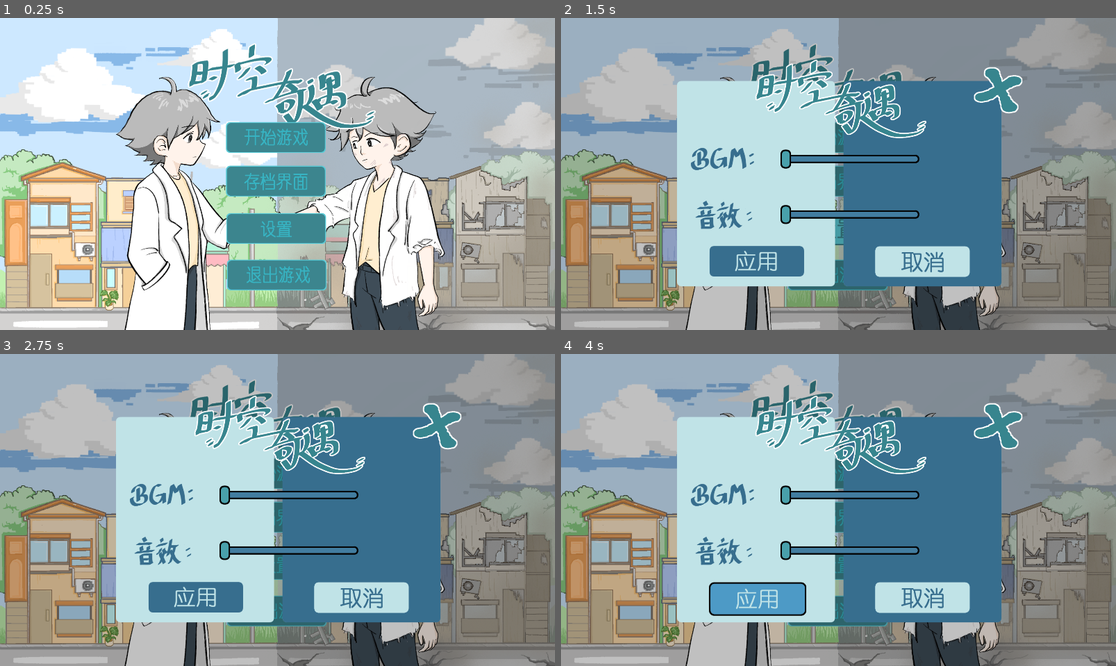
Above: before the commit, frames 1-4 (two rows, left to right).
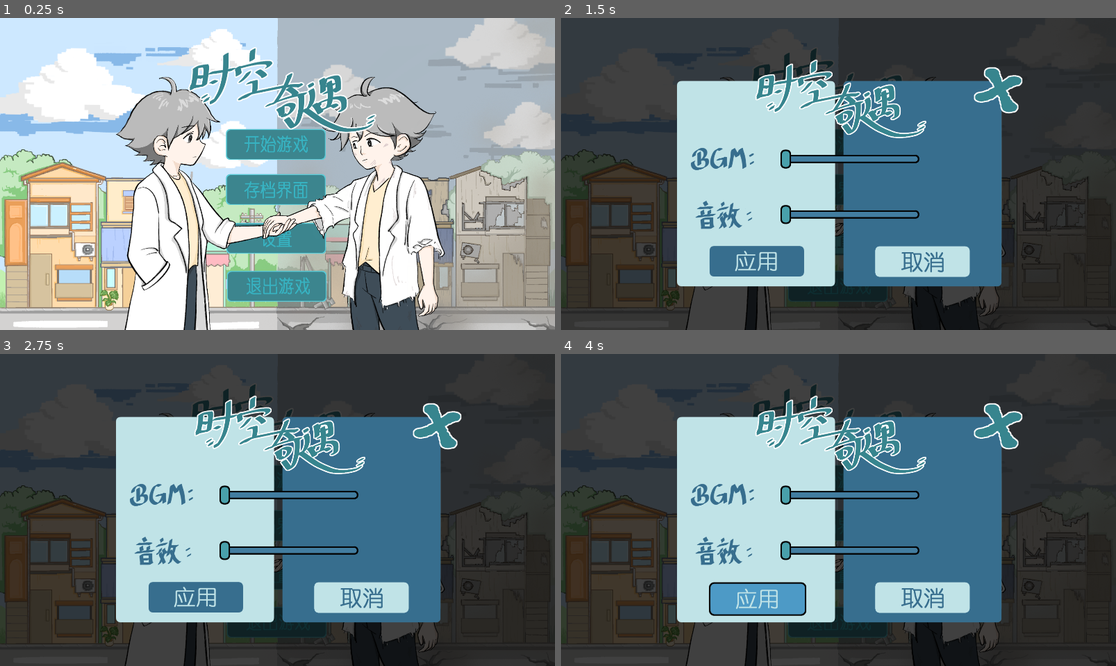
Above: after the commit, the same moments.

Repository: oclando707/Minigame
Game: Godot game, scene res://scene/时空奇遇记.tscn
The game is run twice, just before and just after one commit, with the same random seed, the same clock (stepped at 60 frames per second) and the same inputs.
Inputs (mouse positions are in pixels of both pictures, inside the frame that each line leads up to; where the layout moved, square brackets give the same spot in the first picture):
- Up to frame 1 (0.25 s): no input
- Up to frame 2 (1.5 s): click (838, 192) [838, 183] at 0.5 s; click (838, 239) [838, 230] at 1.25 s
- Up to frame 3 (2.75 s): click (277, 478) [277, 472] at 2 s
- Up to frame 4 (4 s): click (838, 478) [838, 472] at 2.75 s; click (755, 597) at 3.5 s

The runs differ from the first frame. In frame 1, 8.5% of the frame differs, in the area x 33-68%, y 8-92%; in frame 2, 61%, in the area x 0-100%, y 0-100%; in frame 3, 61%; in frame 4, 61%.

Commit message:
杰克对话

Diff:
--- a/scene/jack.tscn
+++ b/scene/jack.tscn
@@ -1,15 +1,41 @@
 [gd_scene format=3 uid="uid://c3vxqds2ch1fe"]
 
 [ext_resource type="Texture2D" uid="uid://c57uy6bfl1dso" path="res://minigame_assets/Level_01/Level_01_A1/jack&dog/jack and dog.png" id="1_4yfdg"]
+[ext_resource type="Script" uid="uid://muin8voupjuq" path="res://scripts/jack.gd" id="1_c7sxc"]
+[ext_resource type="Texture2D" uid="uid://b37fnhpbhnjed" path="res://minigame_assets/Global/按键F.png" id="3_r5gk4"]
 
-[sub_resource type="CircleShape2D" id="CircleShape2D_c7sxc"]
-radius = 552.5215
+[sub_resource type="CapsuleShape2D" id="CapsuleShape2D_r5gk4"]
+radius = 296.0
+height = 848.0
 
-[node name="Area2D" type="Area2D" unique_id=1083977912]
+[node name="jack" type="Area2D" unique_id=1083977912]
+script = ExtResource("1_c7sxc")
 
 [node name="Sprite2D" type="Sprite2D" parent="." unique_id=1004051735]
 texture = ExtResource("1_4yfdg")
 
 [node name="CollisionShape2D" type="CollisionShape2D" parent="." unique_id=1996089424]
-position = Vector2(104, -24)
-shape = SubResource("CircleShape2D_c7sxc")
+position = Vector2(-152, -40)
+shape = SubResource("CapsuleShape2D_r5gk4")
+
+[node name="FHint" type="Label" parent="." unique_id=727272896]
+visible = false
+offset_left = -60.0
+offset_top = -280.0
+offset_right = 60.0
+offset_bottom = -230.0
+theme_override_colors/font_color = Color(1, 1, 1, 1)
+theme_override_colors/font_outline_color = Color(0, 0, 0, 1)
+theme_override_constants/outline_size = 3
+theme_override_font_sizes/font_size = 32
+text = "F"
+horizontal_alignment = 1
+vertical_alignment = 1
+
+[node name="TextureRect" type="TextureRect" parent="." unique_id=1841907847]
+visible = false
+offset_left = -464.0
+offset_top = -304.0
+offset_right = -365.0
+offset_bottom = -209.0
+texture = ExtResource("3_r5gk4")
--- a/scene/level_1.tscn
+++ b/scene/level_1.tscn
@@ -1,10 +1,12 @@
 [gd_scene format=3 uid="uid://d3jcujjmloeic"]
 
 [ext_resource type="PackedScene" uid="uid://de1dlom2xp3ou" path="res://scene/lv_1_background.tscn" id="1_rpurj"]
+[ext_resource type="Script" uid="uid://1w0yc7ysnm0v" path="res://scripts/level_1.gd" id="1_xesoj"]
 [ext_resource type="PackedScene" uid="uid://b4467pwswqb80" path="res://scene/player.tscn" id="2_3flxk"]
 [ext_resource type="PackedScene" uid="uid://c3vxqds2ch1fe" path="res://scene/jack.tscn" id="3_3flxk"]
 
 [node name="level1" type="Node2D" unique_id=32838100]
+script = ExtResource("1_xesoj")
 
 [node name="LV1-background" parent="." unique_id=748662892 instance=ExtResource("1_rpurj")]
 
@@ -14,3 +16,5 @@
 
 [node name="Player" parent="." unique_id=916301139 instance=ExtResource("2_3flxk")]
 position = Vector2(108, 278)
+
+[connection signal="interacted" from="jack" to="." method="_on_jack_interacted"]
--- a/scene/set_menu.tscn
+++ b/scene/set_menu.tscn
@@ -1,6 +1,6 @@
 [gd_scene format=3 uid="uid://bfaidvn5f7x5y"]
 
-[ext_resource type="Texture2D" uid="uid://6ca64ih3rkqr" path="res://minigame_assets/PauseMenu/黑色遮罩.png" id="1_overlay"]
+[ext_resource type="Texture2D" uid="uid://b3qif6oowl3t" path="res://minigame_assets/SetMenu/百分之75.png" id="1_reocx"]
 [ext_resource type="Texture2D" uid="uid://deg28yag8dke0" path="res://minigame_assets/SetMenu/背景图+嵌字.png" id="2_panel"]
 [ext_resource type="Texture2D" uid="uid://c8sj5xpw0by5n" path="res://minigame_assets/SetMenu/空条.png" id="3_bar_empty"]
 [ext_resource type="Texture2D" uid="uid://irqjflfw15hp" path="res://minigame_assets/SetMenu/滑块.png" id="4_thumb"]
@@ -36,7 +36,7 @@
 offset_bottom = 540.0
 grow_horizontal = 2
 grow_vertical = 2
-texture = ExtResource("1_overlay")
+texture = ExtResource("1_reocx")
 expand_mode = 1
 stretch_mode = 5
 
--- a/scene/textboxA.tscn
+++ b/scene/textboxA.tscn
@@ -3,6 +3,7 @@
 [ext_resource type="Texture2D" uid="uid://b35sa7ggbxkaf" path="res://minigame_assets/textbox/对话框2.png" id="1_0lrlq"]
 [ext_resource type="Texture2D" uid="uid://6ca64ih3rkqr" path="res://minigame_assets/PauseMenu/黑色遮罩.png" id="1_h73uh"]
 [ext_resource type="FontFile" uid="uid://bey0ia4a71iyx" path="res://font/simsun.ttc" id="3_kuvky"]
+[ext_resource type="Texture2D" uid="uid://c57uy6bfl1dso" path="res://minigame_assets/Level_01/Level_01_A1/jack&dog/jack and dog.png" id="4_vgpwr"]
 [ext_resource type="Texture2D" uid="uid://gcdqvhyp1t3m" path="res://minigame_assets/textbox/选项_idle.png" id="4_y0ch4"]
 [ext_resource type="Texture2D" uid="uid://c2cxp33fyawpn" path="res://minigame_assets/textbox/选项_hover.png" id="5_sboj3"]
 
@@ -51,19 +52,22 @@
 
 [node name="text" type="Label" parent="." unique_id=1730935063]
 layout_mode = 1
-anchors_preset = 7
-anchor_left = 0.5
-anchor_top = 1.0
-anchor_right = 0.5
-anchor_bottom = 1.0
-offset_left = -344.0
-offset_top = -280.0
-offset_right = -88.0
-offset_bottom = -192.0
-grow_horizontal = 2
-grow_vertical = 0
+offset_left = 592.0
+offset_top = 792.0
+offset_right = 848.0
+offset_bottom = 880.0
 text = "对话文本"
 label_settings = SubResource("LabelSettings_25272")
+
+[node name="jack" type="TextureRect" parent="." unique_id=1581140153]
+layout_mode = 0
+offset_left = -1096.0
+offset_top = 80.0
+offset_right = 504.0
+offset_bottom = 1280.0
+scale = Vector2(1.5, 1.5)
+texture = ExtResource("4_vgpwr")
+flip_h = true
 
 [node name="VBoxContainer" type="VBoxContainer" parent="." unique_id=662493499]
 layout_mode = 0
--- a/scene/时空奇遇记.tscn
+++ b/scene/时空奇遇记.tscn
@@ -39,6 +39,74 @@
 expand_mode = 1
 stretch_mode = 5
 
+[node name="BtnStart" type="TextureButton" parent="." unique_id=383541302]
+layout_mode = 1
+anchors_preset = 8
+anchor_left = 0.5
+anchor_top = 0.5
+anchor_right = 0.5
+anchor_bottom = 0.5
+offset_left = -210.0
+offset_top = -187.0
+offset_right = 205.0
+offset_bottom = -22.0
+grow_horizontal = 2
+grow_vertical = 2
+texture_normal = ExtResource("4_start_idle")
+texture_pressed = ExtResource("6_start_hover")
+texture_hover = ExtResource("6_start_hover")
+
+[node name="BtnSave" type="TextureButton" parent="." unique_id=2143498248]
+layout_mode = 1
+anchors_preset = 8
+anchor_left = 0.5
+anchor_top = 0.5
+anchor_right = 0.5
+anchor_bottom = 0.5
+offset_left = -210.0
+offset_top = -22.0
+offset_right = 205.0
+offset_bottom = 143.0
+grow_horizontal = 2
+grow_vertical = 2
+texture_normal = ExtResource("7_save_idle")
+texture_pressed = ExtResource("8_save_hover")
+texture_hover = ExtResource("8_save_hover")
+
+[node name="BtnSetting" type="TextureButton" parent="." unique_id=1128313674]
+layout_mode = 1
+anchors_preset = 8
+anchor_left = 0.5
+anchor_top = 0.5
+anchor_right = 0.5
+anchor_bottom = 0.5
+offset_left = -210.0
+offset_top = 143.0
+offset_right = 205.0
+offset_bottom = 308.0
+grow_horizontal = 2
+grow_vertical = 2
+texture_normal = ExtResource("9_setting_idle")
+texture_pressed = ExtResource("10_setting_hover")
+texture_hover = ExtResource("10_setting_hover")
+
+[node name="BtnQuit" type="TextureButton" parent="." unique_id=1760280849]
+layout_mode = 1
+anchors_preset = 8
+anchor_left = 0.5
+anchor_top = 0.5
+anchor_right = 0.5
+anchor_bottom = 0.5
+offset_left = -210.0
+offset_top = 308.0
+offset_right = 205.0
+offset_bottom = 473.0
+grow_horizontal = 2
+grow_vertical = 2
+texture_normal = ExtResource("11_quit_idle")
+texture_pressed = ExtResource("12_quit_hover")
+texture_hover = ExtResource("12_quit_hover")
+
 [node name="Cha" type="TextureRect" parent="." unique_id=1101389885]
 layout_mode = 1
 anchors_preset = 8
@@ -64,83 +132,16 @@
 anchor_top = 0.5
 anchor_right = 0.5
 anchor_bottom = 0.5
-offset_left = -318.0
-offset_top = -457.0
-offset_right = 345.0
-offset_bottom = -104.0
+offset_left = -316.0
+offset_top = -444.0
+offset_right = 347.0
+offset_bottom = -91.0
 grow_horizontal = 2
 grow_vertical = 2
 texture = ExtResource("3_title")
 stretch_mode = 4
 
-[node name="BtnStart" type="TextureButton" parent="." unique_id=383541302]
-layout_mode = 1
-anchors_preset = 8
-anchor_left = 0.5
-anchor_top = 0.5
-anchor_right = 0.5
-anchor_bottom = 0.5
-offset_left = -210.0
-offset_top = -200.0
-offset_right = 205.0
-offset_bottom = -57.0
-grow_horizontal = 2
-grow_vertical = 2
-texture_normal = ExtResource("4_start_idle")
-texture_pressed = ExtResource("6_start_hover")
-texture_hover = ExtResource("6_start_hover")
-
-[node name="BtnSave" type="TextureButton" parent="." unique_id=2143498248]
-layout_mode = 1
-anchors_preset = 8
-anchor_left = 0.5
-anchor_top = 0.5
-anchor_right = 0.5
-anchor_bottom = 0.5
-offset_left = -210.0
-offset_top = -40.0
-offset_right = 205.0
-offset_bottom = 103.0
-grow_horizontal = 2
-grow_vertical = 2
-texture_normal = ExtResource("7_save_idle")
-texture_pressed = ExtResource("8_save_hover")
-texture_hover = ExtResource("8_save_hover")
-
-[node name="BtnSetting" type="TextureButton" parent="." unique_id=1128313674]
-layout_mode = 1
-anchors_preset = 8
-anchor_left = 0.5
-anchor_top = 0.5
-anchor_right = 0.5
-anchor_bottom = 0.5
-offset_left = -210.0
-offset_top = 120.0
-offset_right = 205.0
-offset_bottom = 263.0
-grow_horizontal = 2
-grow_vertical = 2
-texture_normal = ExtResource("9_setting_idle")
-texture_pressed = ExtResource("10_setting_hover")
-texture_hover = ExtResource("10_setting_hover")
-
-[node name="BtnQuit" type="TextureButton" parent="." unique_id=1760280849]
-layout_mode = 1
-anchors_preset = 8
-anchor_left = 0.5
-anchor_top = 0.5
-anchor_right = 0.5
-anchor_bottom = 0.5
-offset_left = -210.0
-offset_top = 280.0
-offset_right = 205.0
-offset_bottom = 423.0
-grow_horizontal = 2
-grow_vertical = 2
-texture_normal = ExtResource("11_quit_idle")
-texture_pressed = ExtResource("12_quit_hover")
-texture_hover = ExtResource("12_quit_hover")
-
+[connection signal="focus_entered" from="." to="." method="_on_focus_entered"]
 [connection signal="pressed" from="BtnStart" to="." method="_on_start_button_pressed"]
 [connection signal="pressed" from="BtnSave" to="." method="_on_save_button_pressed"]
 [connection signal="pressed" from="BtnSetting" to="." method="_on_setting_button_pressed"]
--- a/scripts/Player.gd
+++ b/scripts/Player.gd
@@ -6,10 +6,18 @@
 const JUMP_VELOCITY: float = -632.0
 const MOVE_SPEED: float = 400.0
 
-@onready var anim: AnimatedSprite2D = $AnimatedSprite2D
+var can_move: bool = true
+
+
+func set_movement_enabled(enabled: bool) -> void:
+	can_move = enabled
+	if not enabled:
+		$AnimationPlayer.current_animation = "idle"
 
 
 func _physics_process(delta: float) -> void:
+	if not can_move:
+		return
 	# 重力（空中下落）
 	if not is_on_floor():
 		velocity.y += GRAVITY * delta
--- /dev/null
+++ b/scripts/jack.gd
@@ -0,0 +1,37 @@
+extends Area2D
+
+signal interacted
+
+var player_in_range: bool = false
+var interaction_locked: bool = false
+
+
+func _ready() -> void:
+	body_entered.connect(_on_body_entered)
+	body_exited.connect(_on_body_exited)
+
+
+func _process(_delta: float) -> void:
+	if player_in_range and not interaction_locked and Input.is_action_just_pressed("interact"):
+		interaction_locked = true
+		$TextureRect.visible = true
+		interacted.emit()
+
+
+func _on_body_entered(body: Node2D) -> void:
+	if body is CharacterBody2D and not interaction_locked:
+		player_in_range = true
+		$FHint.visible = true
+		$TextureRect.visible = true
+
+
+func _on_body_exited(body: Node2D) -> void:
+	if body is CharacterBody2D:
+		player_in_range = false
+		$TextureRect.visible = false
+
+
+func unlock_interaction() -> void:
+	interaction_locked = false
+	if player_in_range:
+		$TextureRect.visible = true
--- /dev/null
+++ b/scripts/level_1.gd
@@ -0,0 +1,67 @@
+extends Node2D
+
+@export var dialog_lines: Array[String] = [
+	"“帕克！还记得我们的时间胶囊埋在哪里吗！”",
+	"犬吠，像是在回应",
+	"“好帕克好帕克！我就知道你也记得！”",
+	"“不过我本来是打算和魔豆埋在一起的来着……”",
+	"小男孩的声音渐渐小下去，像是自言自语。",
+	"“哇啊！”",
+	"他扭头看见了你，被吓了一跳，带着小狗跑开了"
+	]
+
+var _canvas: CanvasLayer = null
+var _dialog: Control = null
+var _current_line: int = 0
+
+
+func _on_jack_interacted() -> void:
+	if _dialog:
+		return
+
+	# 冻结玩家
+	var player: CharacterBody2D = $Player
+	player.set_movement_enabled(false)
+
+	# CanvasLayer 让 Control 在 Node2D 下也能正确渲染
+	_canvas = CanvasLayer.new()
+	add_child(_canvas)
+
+	var scene := preload("res://scene/textboxA.tscn") as PackedScene
+	_dialog = scene.instantiate() as Control
+	_canvas.add_child(_dialog)
+
+	# 隐藏选项按钮和全屏黑色背景，只显示对话框底图和文字
+	if _dialog.has_node("VBoxContainer"):
+		_dialog.get_node("VBoxContainer").visible = false
+	if _dialog.has_node("background"):
+		_dialog.get_node("background").visible = false
+
+	_current_line = 0
+	_show_current_line()
+
+
+func _show_current_line() -> void:
+	if _current_line < dialog_lines.size():
+		_dialog.get_node("text").set("text", dialog_lines[_current_line])
+	else:
+		_close_dialog()
+		$jack.visible = false
+
+
+func _input(event: InputEvent) -> void:
+	if not _dialog:
+		return
+	if event is InputEventKey and event.pressed:
+		_current_line += 1
+		_show_current_line()
+		get_viewport().set_input_as_handled()
+
+
+func _close_dialog() -> void:
+	_canvas.queue_free()
+	_canvas = null
+	_dialog = null
+
+	var player: CharacterBody2D = $Player
+	player.set_movement_enabled(true)
Not shown, added: export_presets.cfg
Binary file added: minigame_assets/Global/按键F.png
Not shown, added: minigame_assets/Global/按键F.png.import
Binary file added: minigame_assets/SetMenu/百分之75.png
Not shown, added: minigame_assets/SetMenu/百分之75.png.import
Not shown, added: scripts/jack.gd.uid
Not shown, added: scripts/level_1.gd.uid
